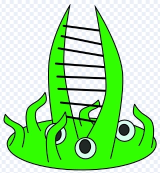
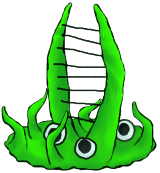
Layers edited between the first and the second (160, 173) image:
hid "Background", opacity 100% → 24% over [left=0, top=0, right=160, bottom=173]
added layer "front tendrill" above "middle eye outline" over [left=45, top=110, right=70, bottom=168]
added layer "middle eye outline" above "middle pupil" over [left=74, top=136, right=98, bottom=160]
added layer "middle pupil" above "middle eyewhite" over [left=77, top=138, right=92, bottom=154]
added layer "middle eyewhite" above "left tendrill" over [left=74, top=137, right=97, bottom=160]
added layer "left tendrill" above "front lyre" over [left=1, top=105, right=30, bottom=158]
added layer "front lyre" above "right tendrill" over [left=80, top=3, right=126, bottom=168]
added layer "right tendrill" above "right eye outline" over [left=131, top=101, right=154, bottom=155]
added layer "right eye outline" above "right pupil" over [left=114, top=118, right=136, bottom=143]
added layer "right pupil" above "right eyewhite" over [left=117, top=122, right=130, bottom=136]
added layer "right eyewhite" above "left eye outline" over [left=114, top=120, right=135, bottom=141]
added layer "left eye outline" above "left pupil" over [left=43, top=122, right=68, bottom=146]
added layer "left pupil" above "left eyewhite" over [left=47, top=127, right=62, bottom=143]
added layer "left eyewhite" above "strings" over [left=43, top=123, right=68, bottom=145]
added layer "strings" above "back lyre" over [left=53, top=24, right=111, bottom=124]
added layer "back lyre" above "back left tendrill" over [left=46, top=2, right=82, bottom=149]
added layer "back left tendrill" above "back tendrill" over [left=24, top=87, right=49, bottom=143]
added layer "back tendrill" above "bottom" over [left=77, top=97, right=102, bottom=136]
added layer "bottom" above "palletes" over [left=3, top=116, right=157, bottom=171]